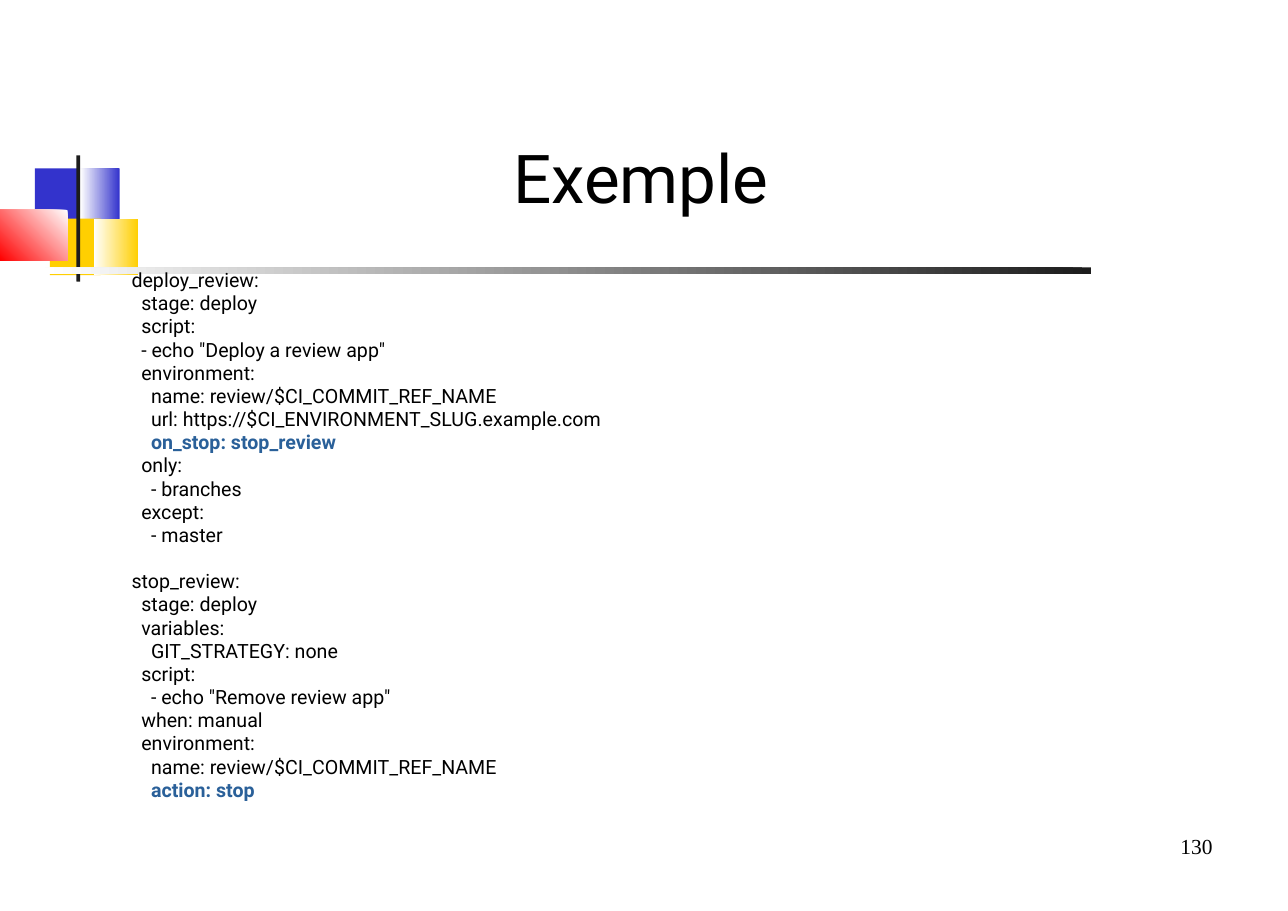
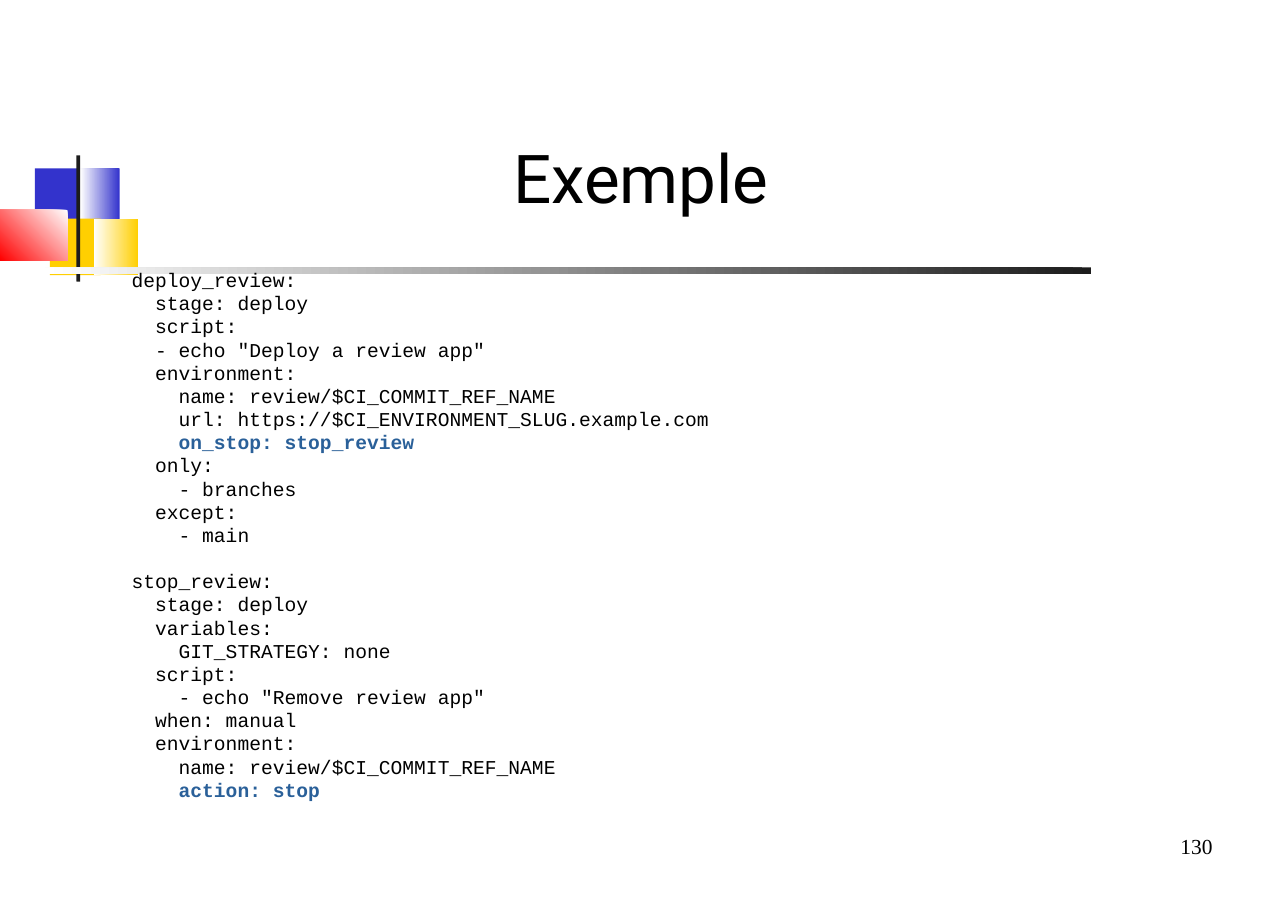
Before and after one commit to dthibau/gitlab, a slide deck: slide 130 of Gitlab.odp. Drawn at 1288x911 pixels with LibreOffice and Linux fonts; fonts in the diff are those of the drawing. Boxes give left, top, right and bottom in pixels: in the first picture for what was removed or moved away, otherwise in the second. Text is boxed around its words. In the diff, an @@ line names an element or a change of style, - is before the commit and + after.

```diff
--- a/Gitlab.odp
+++ b/Gitlab.odp
@@ text at (132, 273, 709, 801): font Roboto to Courier New @@
@@ text at (202, 528, 249, 542): text changed; font Roboto to Courier New @@
-- master
+- main
```
Also in this commit, not shown: 22 other slides changed, 2 slides added, 65 slides removed, 1 other file.
